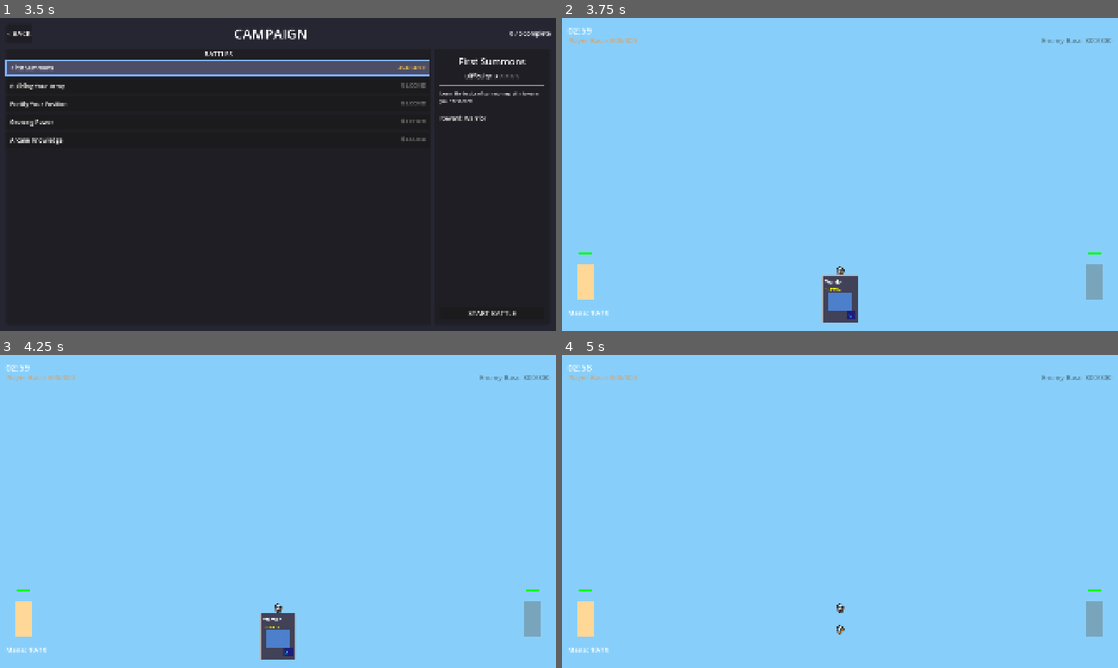
Above: before the commit, frames 1-4 (two rows, left to right).
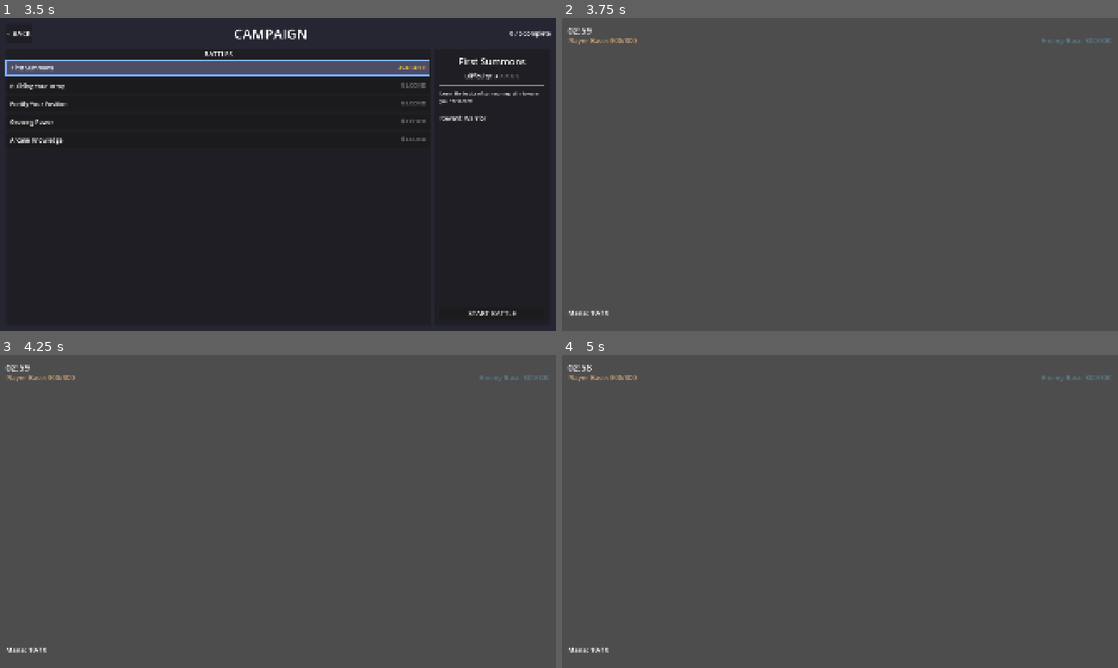
Above: after the commit, the same moments.

Repository: amari-charles/project-summoner
Game: Godot game, scene res://scenes/ui/main_menu.tscn
The game is run twice, just before and just after one commit, with the same random seed, the same clock (stepped at 60 frames per second) and the same inputs.
Inputs (mouse positions are in pixels of both pictures, inside the frame that each line leads up to):
- Up to frame 1 (3.5 s): click "PLAY" at 0.5 s; click "SELECT" at 1.25 s; click "CHOOSE WARRIOR" at 2 s; click (216, 68) at 2.75 s
- Up to frame 2 (3.75 s): click "START BATTLE" at 3.5 s
- Up to frame 3 (4.25 s): no input
- Up to frame 4 (5 s): tap Enter at 4.25 s; drag from (840, 636) to (895, 442) at 4.27 s

Frame 1 is identical in both runs. In frame 2, 99% of the frame differs, in the area x 0-100%, y 0-100%; in frame 3, 99%; in frame 4, 100%.

Commit message:
Replace Elven Land background with repeating tileset
Changes:
- Moved summer tileset to assets/tilesets/summer_tileset/
- Updated battlefield to use Ground_36 tile with 10×6 UV repeat
- Added texture_filter=0 for crisp pixel art rendering
- Removed old Elven Land background assets

The battlefield now uses a seamless repeating grass tile pattern
instead of the photographic background, better suited for tactical
gameplay clarity.

🤖 Generated with [Claude Code](https://claude.com/claude-code)

Co-Authored-By: Claude <noreply@anthropic.com>

Diff:
--- a/scenes/battlefield/base_battlefield_3d.tscn
+++ b/scenes/battlefield/base_battlefield_3d.tscn
@@ -1,10 +1,12 @@
 [gd_scene load_steps=5 format=3 uid="uid://cm2j43v0j4iiv"]
 
 [ext_resource type="Script" path="res://scripts/battlefield/base_battlefield_3d.gd" id="1_script"]
-[ext_resource type="Texture2D" path="res://assets/environments/elven_land/game_background_1/game_background_1.png" id="2_background"]
+[ext_resource type="Texture2D" path="res://assets/tilesets/summer_tileset/PNG/Ground tiles/Ground_36.png" id="2_background"]
 
 [sub_resource type="StandardMaterial3D" id="StandardMaterial3D_background"]
 albedo_texture = ExtResource("2_background")
+texture_filter = 0
+uv1_scale = Vector3(10, 6, 1)
 shading_mode = 0
 cull_mode = 2
 
Binary file removed: Elven_Land_Game_Battle_Backgrounds/PNG/game_background_1/game_background_1.png
Not shown, removed: Elven_Land_Game_Battle_Backgrounds/PNG/game_background_1/game_background_1.png.import
Binary file removed: Elven_Land_Game_Battle_Backgrounds/PNG/game_background_1/layers/back_decor.png
Not shown, removed: Elven_Land_Game_Battle_Backgrounds/PNG/game_background_1/layers/back_decor.png.import
Binary file removed: Elven_Land_Game_Battle_Backgrounds/PNG/game_background_1/layers/back_land.png
Not shown, removed: Elven_Land_Game_Battle_Backgrounds/PNG/game_background_1/layers/back_land.png.import
Binary file removed: Elven_Land_Game_Battle_Backgrounds/PNG/game_background_1/layers/battleground.png
Not shown, removed: Elven_Land_Game_Battle_Backgrounds/PNG/game_background_1/layers/battleground.png.import
Binary file removed: Elven_Land_Game_Battle_Backgrounds/PNG/game_background_1/layers/front_decor.png
Not shown, removed: Elven_Land_Game_Battle_Backgrounds/PNG/game_background_1/layers/front_decor.png.import
Binary file removed: Elven_Land_Game_Battle_Backgrounds/PNG/game_background_1/layers/ground_decor.png
Not shown, removed: Elven_Land_Game_Battle_Backgrounds/PNG/game_background_1/layers/ground_decor.png.import
(and 269 more such lines)
